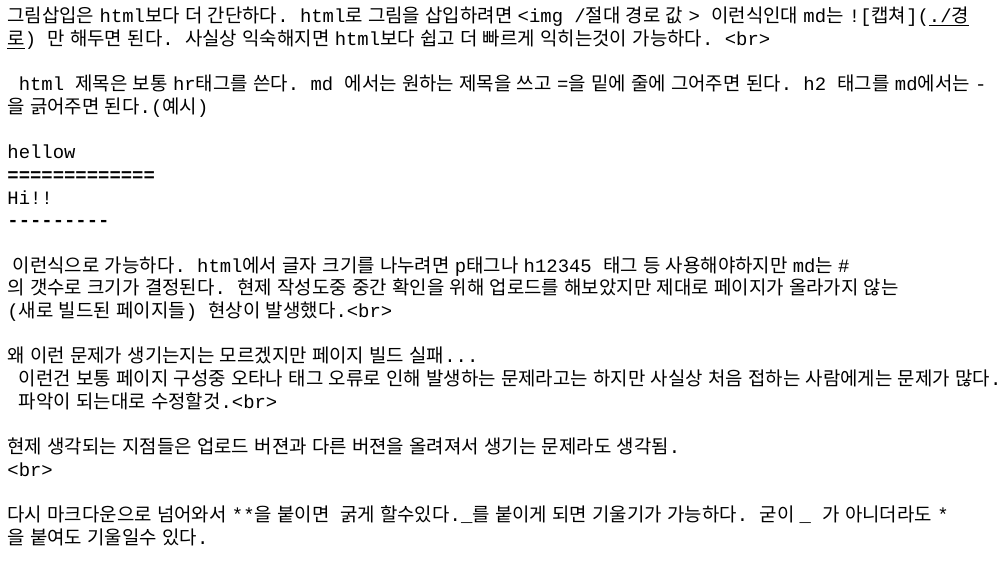
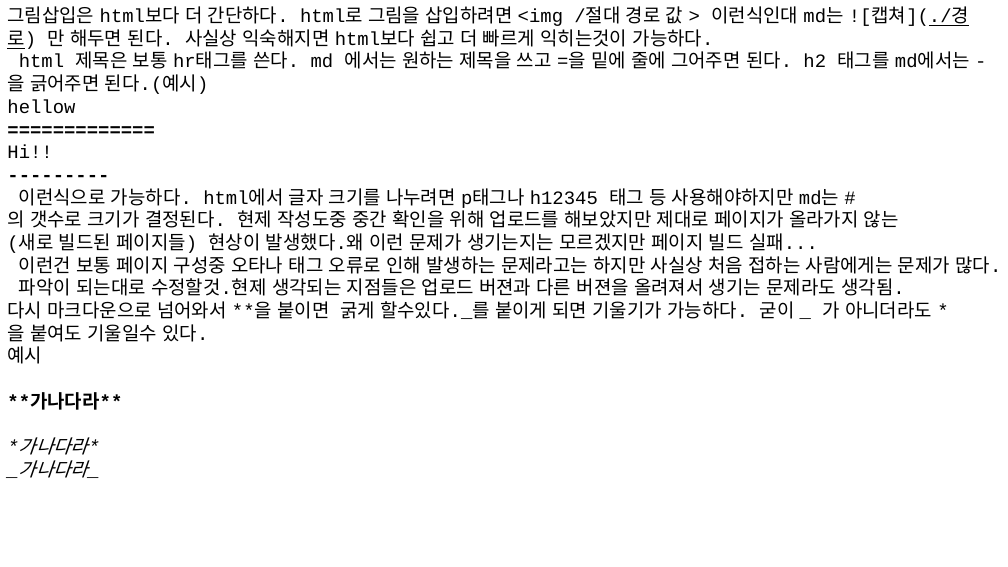
Before and after one commit to KimJongHoDea/php.201840209, a slide deck: slide 4 of 201840209_김종호_0918리포트.pptx. Drawn at 1008x567 pixels with LibreOffice and Linux fonts; fonts in the diff are those of the drawing. Boxes give left, top, right and bottom in pixels: in the first picture for what was removed or moved away, otherwise in the second. Text is boxed around its words. In the diff, an @@ line names an element or a change of style, - is before the commit and + after.

```diff
--- a/201840209_김종호_0918리포트.pptx
+++ b/201840209_김종호_0918리포트.pptx
@@ text at (7,6,1001,478): paragraph removed @@
-<br>
@@ text at (7,6,970,114): text changed @@
-그림삽입은 html보다 더 간단하다. html로 그림을 삽입하려면 <img /절대 경로 값 > 이런식인대 md는 ![캡쳐](./경로) 만 해두면 된다. 사실상 익숙해지면 html보다 쉽고 더 빠르게 익히는것이 가능하다. <br>
-html 제목은 보통 hr태그를 쓴다. md 에서는 원하는 제목을 쓰고 =을 밑에 줄에 그어주면 된다. h2 태그를 md에서는 -을 긁어주면 된다.(예시)
-hellow
+그림삽입은 html보다 더 간단하다. html로 그림을 삽입하려면 <img /절대 경로 값 > 이런식인대 md는 ![캡쳐](./경로) 만 해두면 된다. 사실상 익숙해지면 html보다 쉽고 더 빠르게 익히는것이 가능하다.
+html 제목은 보통 hr태그를 쓴다. md 에서는 원하는 제목을 쓰고 =을 밑에 줄에 그어주면 된다. h2 태그를 md에서는 -을 긁어주면 된다.(예시)
+hellow
@@ text at (7,188,1001,364): text changed @@
----------
-이런식으로 가능하다. html에서 글자 크기를 나누려면 p태그나 h12345 태그 등 사용해야하지만 md는 #의 갯수로 크기가 결정된다. 현제 작성도중 중간 확인을 위해 업로드를 해보았지만 제대로 페이지가 올라가지 않는(새로 빌드된 페이지들) 현상이 발생했다.<br>
-왜 이런 문제가 생기는지는 모르겠지만 페이지 빌드 실패... 이런건 보통 페이지 구성중 오타나 태그 오류로 인해 발생하는 문제라고는 하지만 사실상 처음 접하는 사람에게는 문제가 많다. 파악이 되는대로 수정할것.<br>
-현제 생각되는 지점들은 업로드 버젼과 다른 버젼을 올려져서 생기는 문제라도 생각됨.
-<br>
-다시 마크다운으로 넘어와서 **을 붙이면 굵게 할수있다._를 붙이게 되면 기울기가 가능하다. 굳이 _ 가 아니더라도 *을 붙여도 기울일수 있다.
-예시
+---------
+이런식으로 가능하다. html에서 글자 크기를 나누려면 p태그나 h12345 태그 등 사용해야하지만 md는 #의 갯수로 크기가 결정된다. 현제 작성도중 중간 확인을 위해 업로드를 해보았지만 제대로 페이지가 올라가지 않는(새로 빌드된 페이지들) 현상이 발생했다.왜 이런 문제가 생기는지는 모르겠지만 페이지 빌드 실패... 이런건 보통 페이지 구성중 오타나 태그 오류로 인해 발생하는 문제라고는 하지만 사실상 처음 접하는 사람에게는 문제가 많다. 파악이 되는대로 수정할것.현제 생각되는 지점들은 업로드 버젼과 다른 버젼을 올려져서 생기는 문제라도 생각됨.
+다시 마크다운으로 넘어와서 **을 붙이면 굵게 할수있다._를 붙이게 되면 기울기가 가능하다. 굳이 _ 가 아니더라도 *을 붙여도 기울일수 있다.
+예시
```
Also in this commit, not shown: 2 other slides changed.
